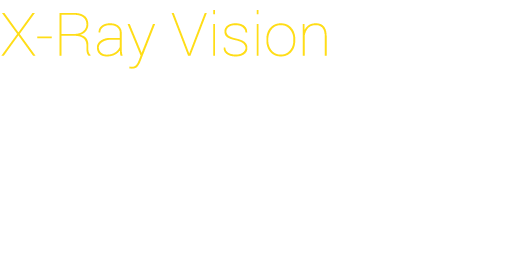
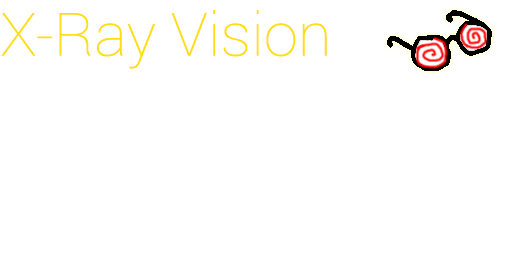
Comparing the layer stacks of the two 512×256 images. Changes:
showed "Layer 2", painted on it over [387,10,496,71]
